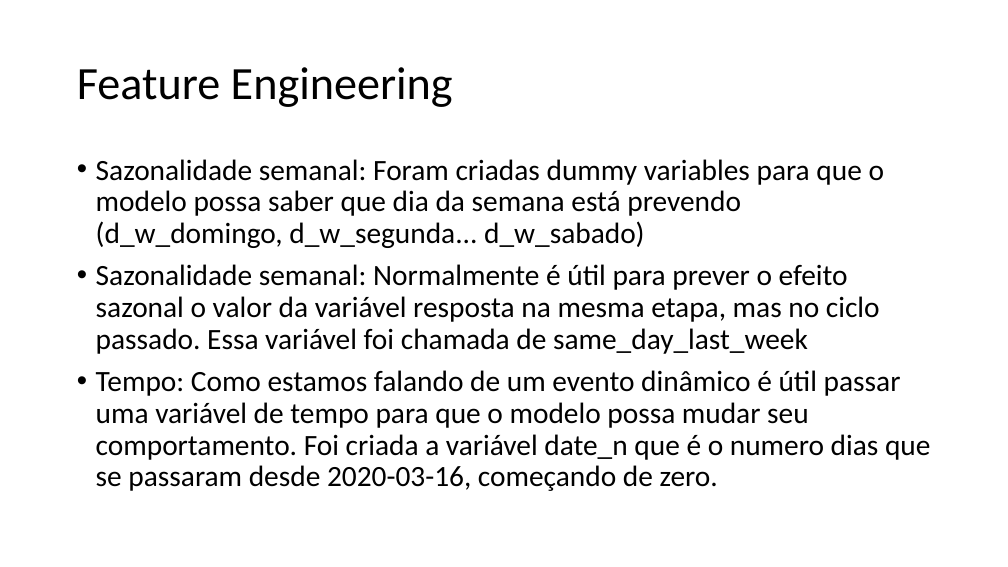
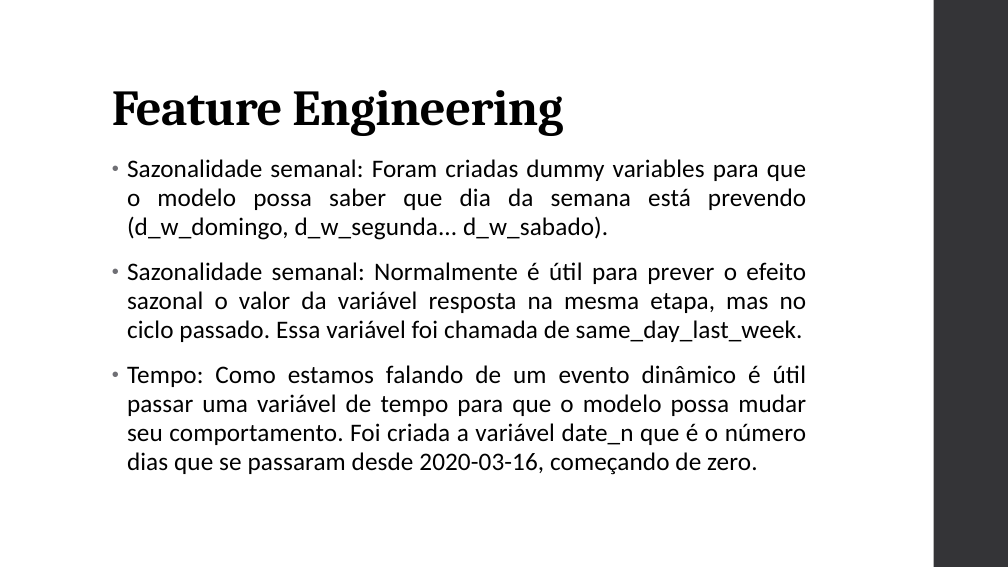
Before and after one commit to rodrigo-neumann/Stone-Age-Covid-project, a slide deck: slide 8 of Stone Age_apresentação.pptx. Drawn at 1008x567 pixels with LibreOffice and Linux fonts; fonts in the diff are those of the drawing. Boxes give left, top, right and bottom in pixels: in the first picture for what was removed or moved away, otherwise in the second. Text is boxed around its words. In the diff, an @@ line names an element or a change of style, - is before the commit and + after.

```diff
--- a/Stone Age_apresentação.pptx
+++ b/Stone Age_apresentação.pptx
@@ rectangle added at (x1=934, y1=0, x2=1008, y2=567), fill #353537 @@
@@ title "Feature Engineering" moved from (x1=77, y1=67, x2=453, y2=107) to (x1=112, y1=90, x2=563, y2=136) @@
@@ title "Feature Engineering" at (x1=112, y1=90, x2=563, y2=136): size 44 to 48 pt, font Calibri to Cambria, letter spacing 0 to -0.5 pt, bold on; vertical alignment middle to bottom @@
@@ text at (x1=127, y1=159, x2=807, y2=475): text changed; size 28 to 24 pt @@
-• Sazonalidade semanal: Foram criadas dummy variables para que o modelo possa saber que dia da semana está prevendo (d_w_domingo, d_w_segunda... d_w_sabado)
-• Sazonalidade semanal: Normalmente é útil para prever o efeito sazonal o valor da variável resposta na mesma etapa, mas no ciclo passado. Essa variável foi chamada de same_day_last_week
-• Tempo: Como estamos falando de um evento dinâmico é útil passar uma variável de tempo para que o modelo possa mudar seu comportamento. Foi criada a variável date_n que é o numero dias que se passaram desde 2020-03-16, começando de zero.
+• Sazonalidade semanal: Foram criadas dummy variables para que o modelo possa saber que dia da semana está prevendo (d_w_domingo, d_w_segunda... d_w_sabado).
+• Sazonalidade semanal: Normalmente é útil para prever o efeito sazonal o valor da variável resposta na mesma etapa, mas no ciclo passado. Essa variável foi chamada de same_day_last_week.
+• Tempo: Como estamos falando de um evento dinâmico é útil passar uma variável de tempo para que o modelo possa mudar seu comportamento. Foi criada a variável date_n que é o número dias que se passaram desde 2020-03-16, começando de zero.
```
Also in this commit, not shown: 17 other slides changed, 1 slide added, 1 slide removed.
